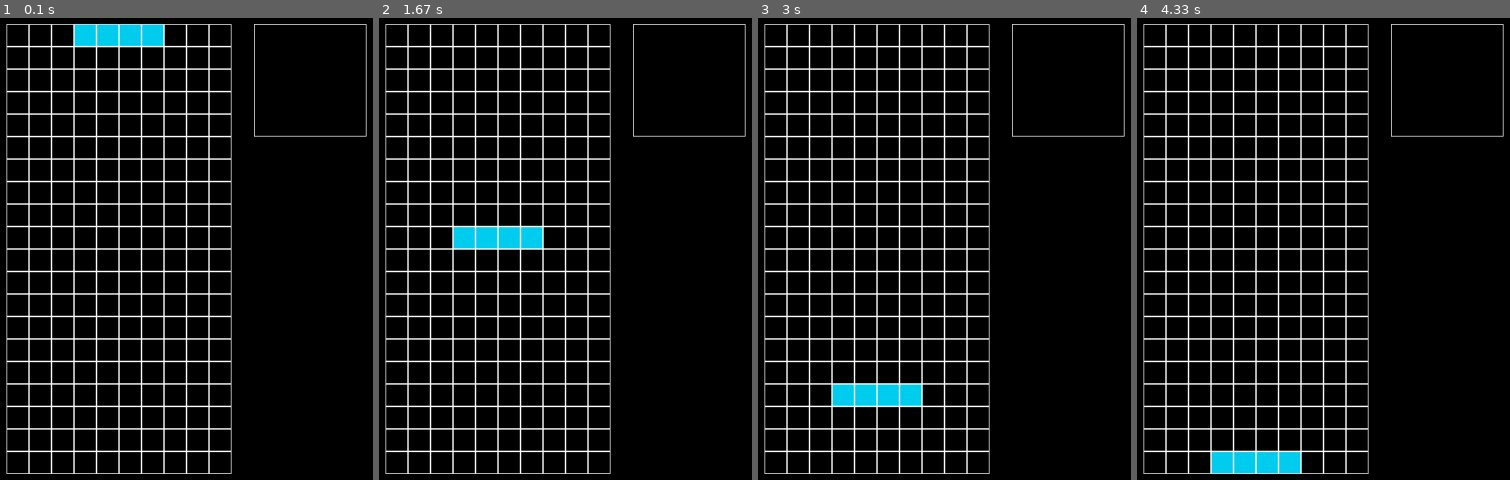
Above: before the commit, frames 1-4 (left to right).
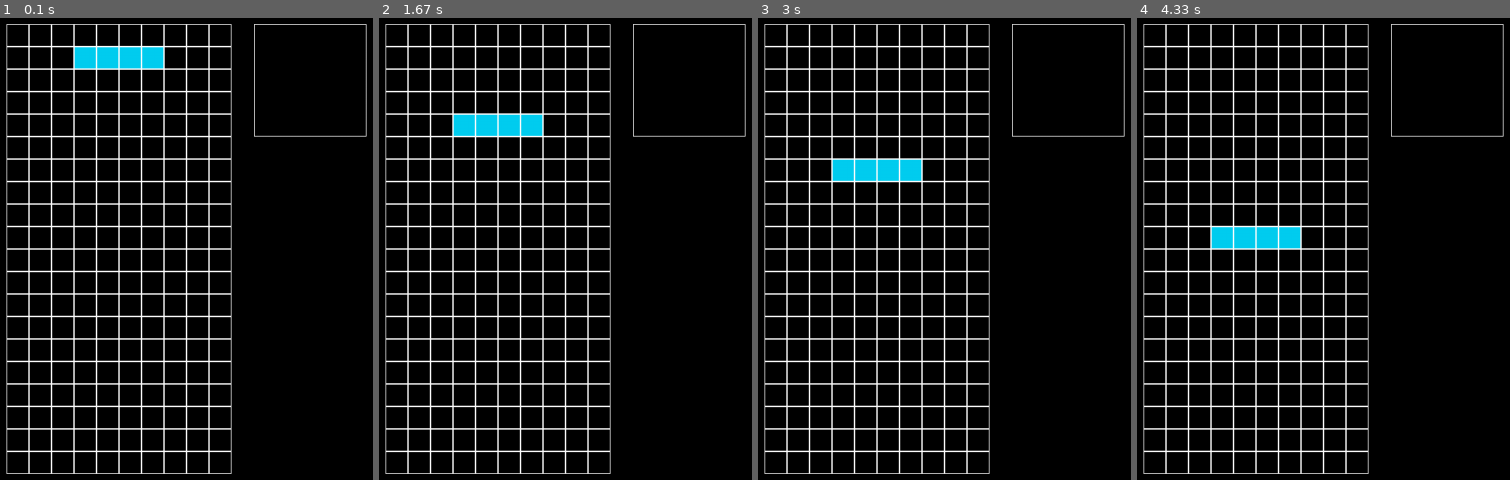
Above: after the commit, the same moments.

Repository: JoshuaEagles/Simple-Pygame-Tetris
Game: pygame game, started from tetris.py
The game is run twice, just before and just after one commit, with the same random seed, the same clock (stepped at 60 frames per second) and the same inputs.
Inputs:
- Up to frame 1 (0.1 s): no input
- Up to frame 2 (1.67 s): hold D 0.33-0.8 s
- Up to frame 3 (3 s): no input
- Up to frame 4 (4.33 s): no input

The runs differ from the first frame. In frame 1, 2.2% of the frame differs, in the area x 19-44%, y 1-12%; in frame 2, 2.2%; in frame 3, 2.2%; in frame 4, 2.2%.

Commit message:
Implement timer system

Diff:
--- a/tetris.py
+++ b/tetris.py
@@ -39,14 +39,15 @@
 
 colors = [ [0, 0, 0], [0, 206, 241], [255, 213, 0], [145, 56, 167], [114, 203, 59], [255, 50, 19], [3, 65, 174], [255, 151, 28] ]
 
-fps_cap_clock = pygame.time.Clock()
+clock = pygame.time.Clock()
+
+# each timer should be a list of 2 items, the first being the wait time, the second being the callback
+timers = []
 
 # variables for the currently moving piece
 piece_pos = [0, 0] # relative to the play area
 piece_index = 0
 piece_rotation = 0
-
-test = 0
 
 # First bool is "is key pressed", second is "is key just pressed", second will update to false 1/60 of a second after the key is pressed
 # For now, just_pressed goes unused
@@ -124,17 +125,16 @@
                 released_key = input_map[event.key]
                 input_states[released_key]["pressed"] = False
 
-def update():
-    global test
-    if test < 10:
-        test = test + 1
-        return
-    test = 0
+def update(delta):
+    for timer in timers:
+        update_timer(delta, timer)
 
-    if not piece_pos[1] >= 38:
-        remove_piece_tiles()
-        piece_pos[1] = piece_pos[1] + 1
-        insert_piece_tiles()
+def update_piece_pos():
+    remove_piece_tiles()
+    piece_pos[1] = piece_pos[1] + 1
+    insert_piece_tiles()
+    if piece_pos[1] < 38:
+        timers.append([0.5, update_piece_pos])
 
 def draw():
     screen.fill(pygame.Color(0, 0, 0))
@@ -168,16 +168,26 @@
     for tile in pieces[piece_index][piece_rotation]:
         play_area[piece_pos[0] + tile[0]][piece_pos[1] + tile[1]] = 0
 
+def update_timer(delta, timer):
+    timer[0] -= delta
+    if timer[0] <= 0:
+        timer[1]()
+        timers.remove(timer)
+
 create_background()
 
 init_game()
 
+update_piece_pos()
+
 # Main loop
 while True:
+    delta = clock.get_time() / 1000 # delta in seconds
+
     event_handler()
 
-    update()
+    update(delta)
 
     draw()
 
-    fps_cap_clock.tick(60)
+    clock.tick(60)
